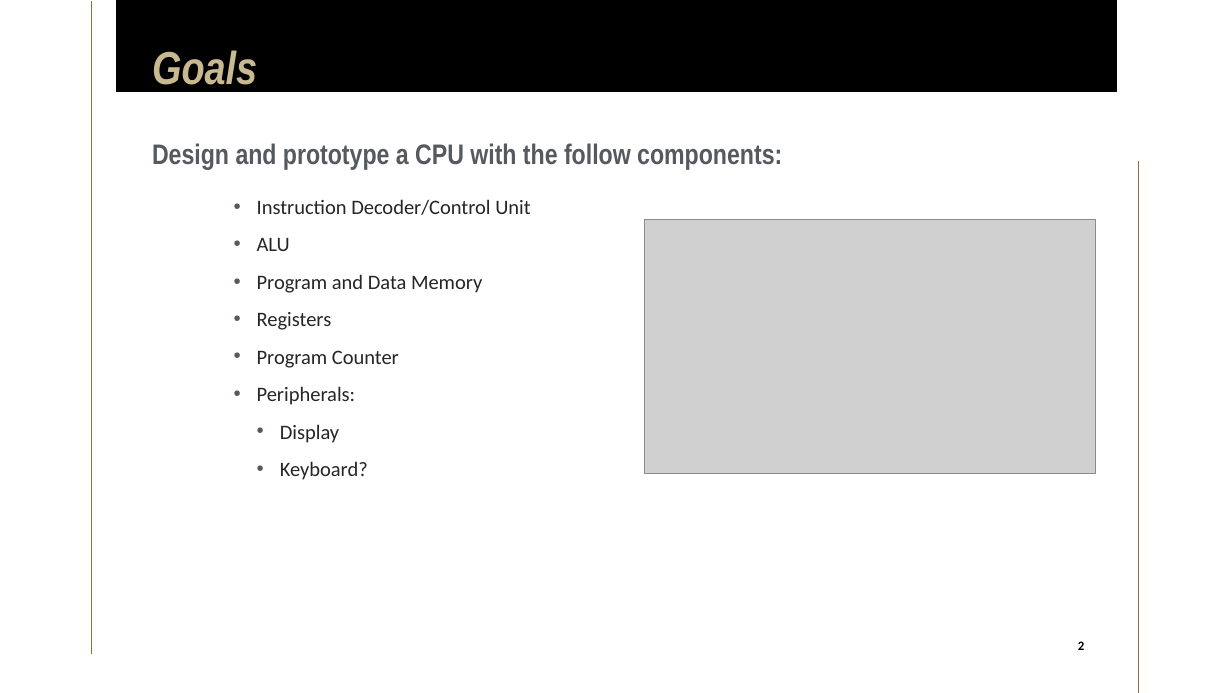
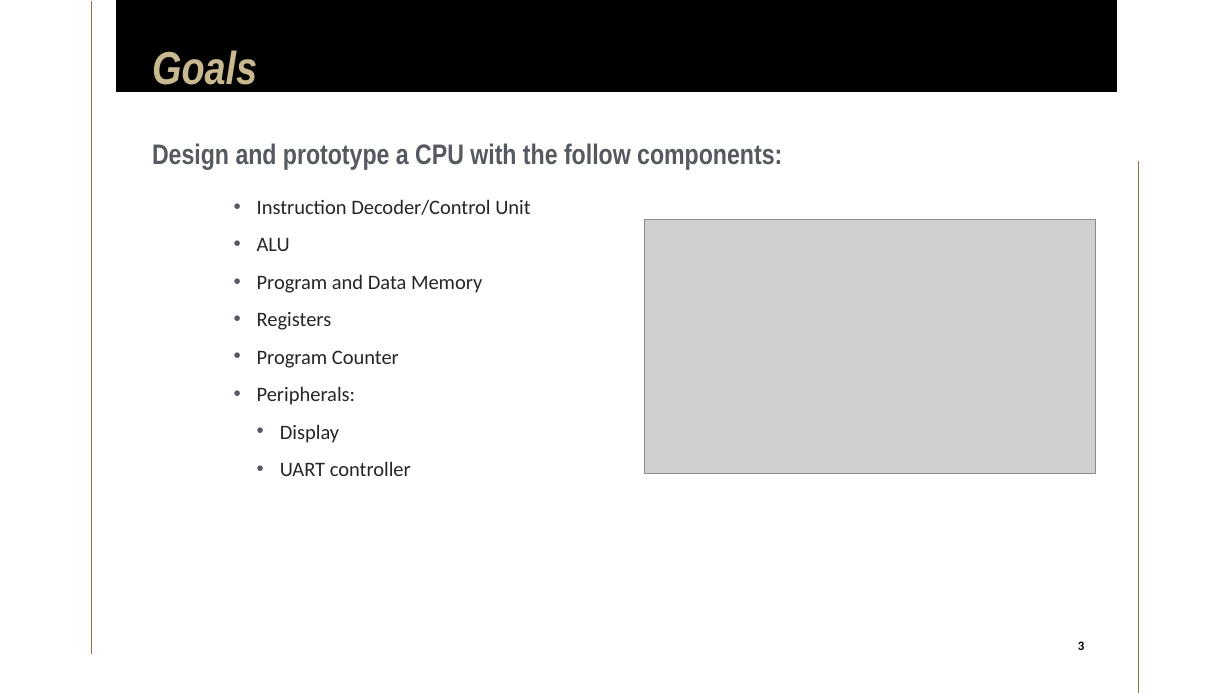
Before and after one commit to limichael246/STARS_2024, a slide deck: slide 3 of Project_Proposal.pptx (slide 2 before the commit). Drawn at 1232x693 pixels with LibreOffice and Linux fonts; fonts in the diff are those of the drawing; grey boxes stand for pictures. Boxes give left, top, right and bottom in pixels: in the first picture for what was removed or moved away, otherwise in the second. Text is boxed around its words. In the diff, an @@ line names an element or a change of style, - is before the commit and + after.

```diff
--- a/Project_Proposal.pptx
+++ b/Project_Proposal.pptx
@@ text at box(280, 461, 411, 476): text changed @@
-    • Keyboard?
+    • UART controller
```
Also in this commit, not shown: 7 other slides changed, 38 slides added, 5 slides removed.
